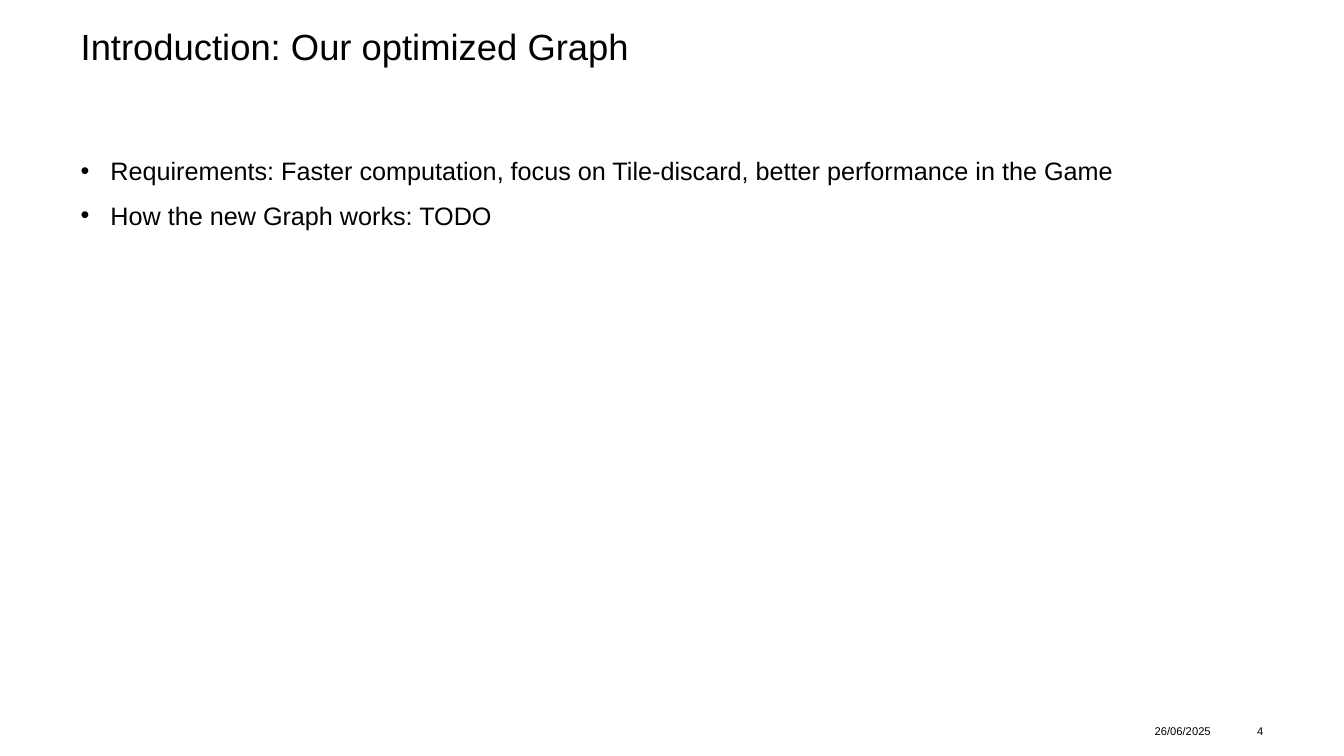
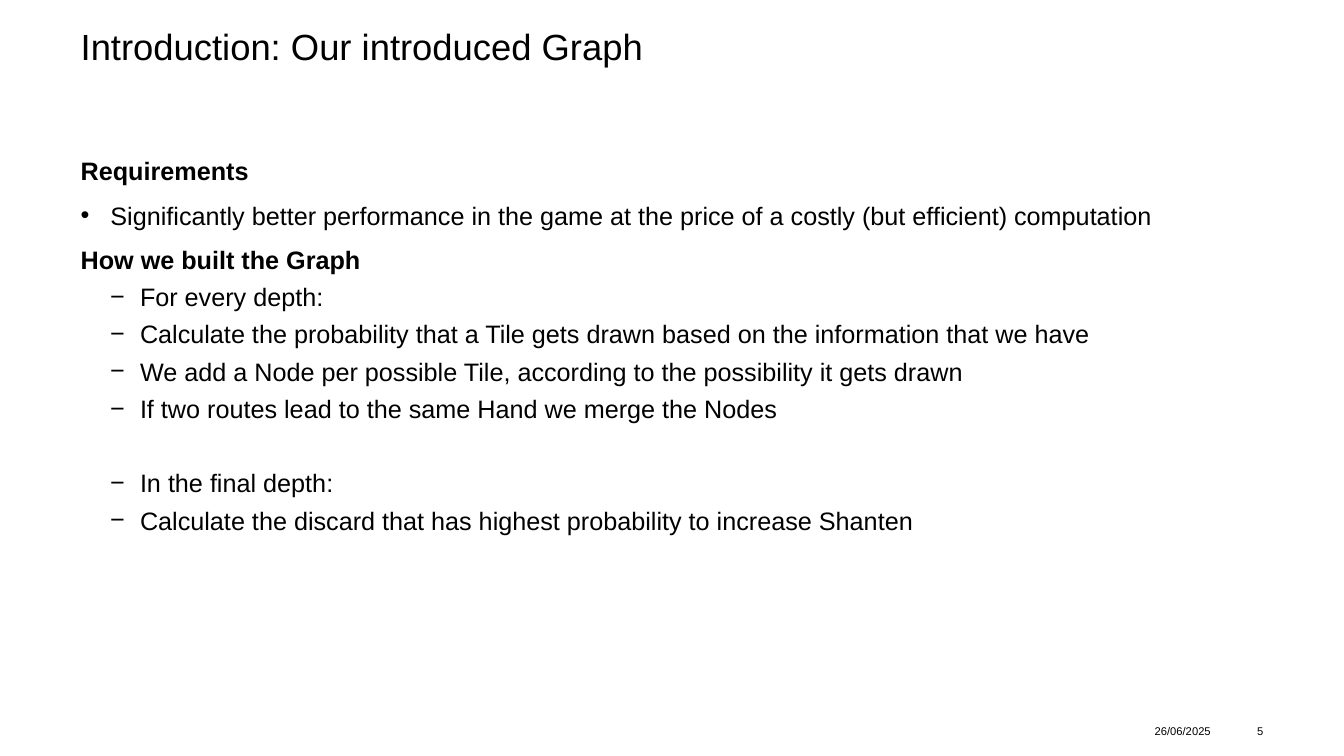
Before and after one commit to adidell01/MahjongOptimization, a slide deck: slide 5 of ProjectPresentation_asadikovic_jlyrer.pptx (slide 4 before the commit). Drawn at 1344x756 pixels with LibreOffice and Linux fonts; fonts in the diff are those of the drawing; background and template pictures are left out. Boxes give left, top, right and bottom in pixels: in the first picture for what was removed or moved away, otherwise in the second. Text is boxed around its words. In the diff, an @@ line names an element or a change of style, - is before the commit and + after.

```diff
--- a/ProjectPresentation_asadikovic_jlyrer.pptx
+++ b/ProjectPresentation_asadikovic_jlyrer.pptx
@@ title at <box>81,33,643,67</box>: text changed @@
-Introduction: Our optimized Graph
+Introduction: Our introduced Graph
@@ text at <box>81,161,1151,535</box>: text changed @@
-• Requirements: Faster computation, focus on Tile-discard, better performance in the Game
-• How the new Graph works: TODO
+Requirements
+• Significantly better performance in the game at the price of a costly (but efficient) computation
+How we built the Graph
+  − For every depth:
+  − Calculate the probability that a Tile gets drawn based on the information that we have
+  − We add a Node per possible Tile, according to the possibility it gets drawn
+  − If two routes lead to the same Hand we merge the Nodes
+  − In the final depth:
+  − Calculate the discard that has highest probability to increase Shanten
@@ page number at <box>1257,727,1263,735</box>: text changed @@
-4
+5
```
Also in this commit, not shown: 6 other slides changed, 7 slides added, 2 other files.
